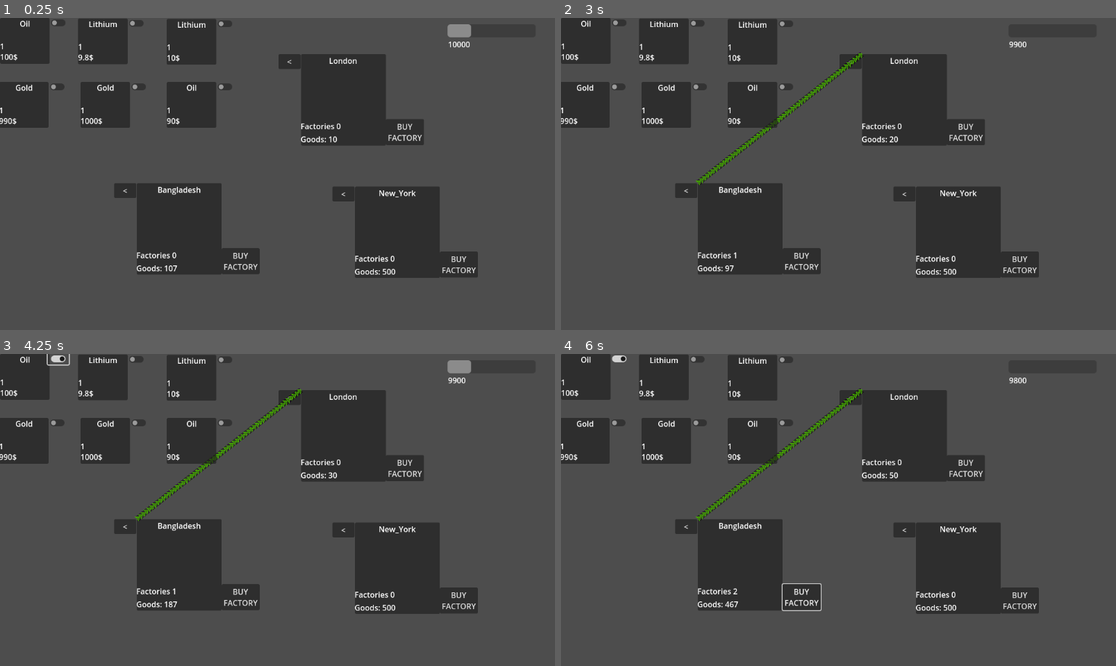
Above: before the commit, frames 1-4 (two rows, left to right).
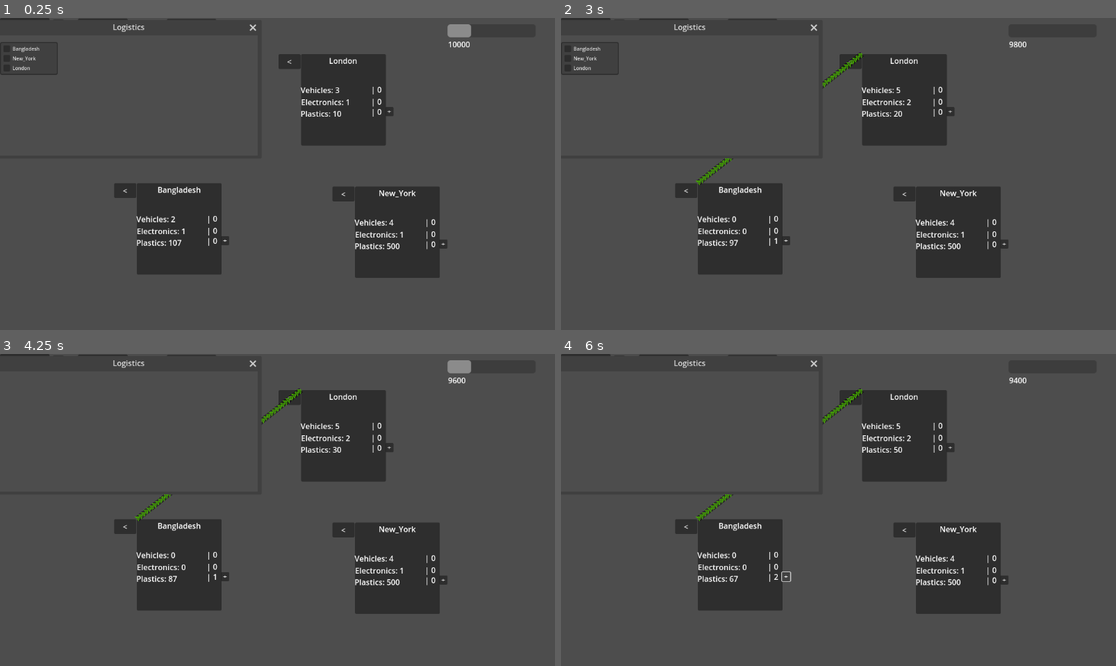
Above: after the commit, the same moments.

Repository: ysfcil/logistics_handler_prototypeing
Game: Godot game, scene res://main.tscn
The game is run twice, just before and just after one commit, with the same random seed, the same clock (stepped at 60 frames per second) and the same inputs.
Inputs (mouse positions are in pixels of both pictures, inside the frame that each line leads up to):
- Up to frame 1 (0.25 s): no input
- Up to frame 2 (3 s): click (799, 261) at 0.5 s, where only the run before the commit has a clickable "BUY FACTORY"; click (788, 239) at 1.25 s, where only the run after the commit has a clickable "+"; click "<" at 2 s; click ">" at 2.75 s
- Up to frame 3 (4.25 s): click (61, 360) at 3.52 s
- Up to frame 4 (6 s): click "<" at 4.25 s; click (799, 597) at 5 s, where only the run before the commit has a clickable "BUY FACTORY"; click (788, 575) at 5.75 s, where only the run after the commit has a clickable "+"

The runs differ from the first frame. In frame 1, 9.2% of the frame differs, in the area x 0-87%, y 0-84%; in frame 2, 9.5%; in frame 3, 10%; in frame 4, 10%.

Commit message:
6.02
I am trying a new system to manage the connections between cities

Diff:
--- /dev/null
+++ b/Logistics_menu.gd
@@ -0,0 +1,28 @@
+extends Window
+var index_ = {0 : "Bangladesh", 1 : "New_York",2 :  "London"}
+var cities = ["Bangladesh", "New_York", "London"]
+# Called when the node enters the scene tree for the first time.
+func _ready():
+
+	for i in cities:
+		$connection_create/PopupMenu.add_check_item(i)
+
+	pass # Replace with function body.
+
+
+# Called every frame. 'delta' is the elapsed time since the previous frame.
+func _process(delta):
+
+	pass
+
+func _on_popup_menu_index_pressed(index):
+	$connection_create/sender_name.text = str(index_[index])
+	var dummycity = cities
+	cities.remove_at(index)
+	for i in cities:
+		$connection_create/PopupMenu2.add_check_item(i)
+	cities = dummycity
+	$connection_create/PopupMenu2.visible = true
+
+
+	pass # Replace with function body.
--- a/Scripts/Logistics_handler.gd
+++ b/Scripts/Logistics_handler.gd
@@ -1,10 +1,11 @@
 extends Node
-var goods_by_city = {"Bangladesh":[107,1], "London": [10,1], "New_York": [500,1]}
-var factories_by_city = {"Bangladesh":0, "London": 0, "New_York": 0}
+var goods_by_city = {"Bangladesh":[107,1,2], "London": [10,1,3], "New_York": [500,1,4]}
+var factories_by_city = {"Bangladesh":[0,0,0], "London": [0,0,0], "New_York": [0,0,0]}
+var wages_by_city = {"Bangladesh":[100,230,350], "London": [500,670,890], "New_York": [689,890,1000]}
 @onready var positions_cities = {"Bangladesh":$Bangladesh.global_position, "London": $London.position, "New_York": $New_York.position}
 signal connection_created(out_, in_)
 signal linePositions(first, second)
-signal city_has_goods(name_name, name_goods, money)
+signal city_has_goods(name_name, name_goods, money, wages)
 var connections = []
 var Money
 @export var line_scene : PackedScene
@@ -19,6 +20,7 @@
 
 # Called every frame. 'delta' is the elapsed time since the previous frame.
 func _process(delta):
+	print(goods_by_city)
 	pass
 
 
@@ -49,22 +51,24 @@
 				transferred_amount = goods_by_city[connections[i][0]][j]
 				goods_by_city[connections[i][0]][j] = 0
 				goods_by_city[connections[i][1]][j] += transferred_amount
-	#produciton
+	#produciton and payement
 	for i in len(goods_by_city):
-		if resources["Oil1"][0] or resources["Oil2"][0]:
-			goods_by_city.values()[i][0] += factories_by_city.values()[i]*100
+		for j in len(goods_by_city.values()):
+			if resources["Oil1"][0] or resources["Oil2"][0]:
+				goods_by_city.values()[i][j] += factories_by_city.values()[i][j]*100
+			Money -= wages_by_city.values()[i][j] * factories_by_city.values()[i][j]
 
+	#payment
 	send_info_to_city()
 
 	pass # Replace with function body.
 func send_info_to_city():
 	for i in len(goods_by_city):
-		city_has_goods.emit(goods_by_city.keys()[i], goods_by_city.values()[i][0], Money)
+		city_has_goods.emit(goods_by_city.keys()[i], goods_by_city.values()[i], Money, wages_by_city)
 	pass
 
 func factory_info(name_of_the_city, factories_it_has, money_):
 	set_deferred("Money", money_)
-	print(Money)
 	factories_by_city[name_of_the_city] = factories_it_has
 	pass # Replace with function body.
 
--- a/Scripts/city_control_script.gd
+++ b/Scripts/city_control_script.gd
@@ -9,14 +9,15 @@
 var max_connection = 1
 var cities_connected_to_as_in = []
 var cities_connected_to_as_out = []
-var goods_
-var factroies = 0
+var goods_ = [1,2,3]
+var factroies = [0,0,0]
+var wages_ = [0,0,0]
 var money_
 @export var factory_cost = 100
 # Called when the node enters the scene tree for the first time.
 func _ready():
+	name_city = name
 	info_update()
-	name_city = name
 	$Name_label.text = name_city
 	pass # Replace with function body.
 
@@ -32,8 +33,12 @@
 			set_deferred("sender_city", "")
 
 func info_update():
-	$Goods_label.text = "Goods: %d" % [goods_]
-	$Factory_label.text = "Factories %d" % [factroies]
+	$Goods_label.text = "Plastics: %d" % [goods_[0]]
+	$Factory_label.text = "| %d" % [factroies[0]]
+	$Goods_label2.text = "Electronics: %d" % [goods_[1]]
+	$Factory_label2.text = "| %d" % [factroies[1]]
+	$Goods_label3.text = "Vehicles: %d" % [goods_[2]]
+	$Factory_label3.text = "| %d" % [factroies[2]]
 	logistics_handler_factory_info.emit(name_city, factroies, money_)
 
 
@@ -60,10 +65,11 @@
 	pass # Replace with function body.
 
 
-func _on_logistics_handler_city_has_goods(name_name, name_goods, Money):
+func _on_logistics_handler_city_has_goods(name_name, name_goods, Money, wages):
 	money_ = Money
 	if name_name == name_city:
-		goods_ = name_goods
+			goods_ = name_goods
+			wages = wages_
 	info_update()
 	pass # Replace with function body.
 
@@ -73,7 +79,7 @@
 	if money_ >= factory_cost:
 		print(name_city)
 		money_ -= factory_cost
-		factroies += 1
+		factroies[0] += 1
 		logistics_handler_factory_info.emit(name_city, factroies, money_)
 		info_update()
 	pass # Replace with function body.
--- a/main.tscn
+++ b/main.tscn
@@ -1,9 +1,10 @@
-[gd_scene load_steps=5 format=3 uid="uid://bqhbhnxuprg4s"]
+[gd_scene load_steps=6 format=3 uid="uid://bqhbhnxuprg4s"]
 
 [ext_resource type="Script" path="res://Sprites/main_script.gd" id="1_1lj1s"]
 [ext_resource type="Script" path="res://Scripts/Timer_script.gd" id="1_frvny"]
 [ext_resource type="PackedScene" uid="uid://qqhiwdugqlmd" path="res://logistics_handler.tscn" id="2_gwgwm"]
 [ext_resource type="PackedScene" uid="uid://bais17l2hrh3q" path="res://Resource_maneger.tscn" id="4_q4web"]
+[ext_resource type="PackedScene" uid="uid://dkg7ot4oix2ck" path="res://window_menu.tscn" id="5_x5utk"]
 
 [node name="Main" type="Node2D"]
 script = ExtResource("1_1lj1s")
@@ -29,5 +30,16 @@
 
 [node name="raw_resources" parent="." instance=ExtResource("4_q4web")]
 
+[node name="Window" parent="." instance=ExtResource("5_x5utk")]
+
 [connection signal="timeout" from="Timer" to="Logistics_handler" method="_on_timer_timeout"]
+[connection signal="connection_created" from="Logistics_handler" to="Logistics_handler/Bangladesh" method="connection_created"]
+[connection signal="connection_created" from="Logistics_handler" to="Logistics_handler/London" method="connection_created"]
+[connection signal="connection_created" from="Logistics_handler" to="Logistics_handler/New_York" method="connection_created"]
+[connection signal="resource_is_working" from="raw_resources" to="raw_resources/Oil1" method="resource_is_working"]
+[connection signal="resource_is_working" from="raw_resources" to="raw_resources/Oil2" method="resource_is_working"]
+[connection signal="resource_is_working" from="raw_resources" to="raw_resources/Lithium1" method="resource_is_working"]
+[connection signal="resource_is_working" from="raw_resources" to="raw_resources/Lithium2" method="resource_is_working"]
+[connection signal="resource_is_working" from="raw_resources" to="raw_resources/Gold1" method="resource_is_working"]
+[connection signal="resource_is_working" from="raw_resources" to="raw_resources/Gold2" method="resource_is_working"]
 [connection signal="resource_to_logistics" from="raw_resources" to="Logistics_handler" method="resource_to_logistics"]
--- a/panel.tscn
+++ b/panel.tscn
@@ -3,10 +3,10 @@
 [ext_resource type="Script" path="res://Scripts/city_control_script.gd" id="1_jp0mf"]
 
 [node name="Bangladesh" type="Panel"]
-offset_left = 377.0
-offset_top = 110.0
-offset_right = 553.0
-offset_bottom = 300.0
+offset_left = 384.0
+offset_top = 113.0
+offset_right = 560.0
+offset_bottom = 303.0
 script = ExtResource("1_jp0mf")
 
 [node name="in_button" type="Button" parent="."]
@@ -35,16 +35,16 @@
 [node name="Goods_label" type="Label" parent="."]
 layout_mode = 0
 offset_left = -1.0
-offset_top = 165.0
-offset_right = 177.0
-offset_bottom = 188.0
+offset_top = 112.0
+offset_right = 87.0
+offset_bottom = 136.0
 
 [node name="Factory_label" type="Label" parent="."]
 layout_mode = 0
-offset_left = -1.0
-offset_top = 138.0
-offset_right = 175.0
-offset_bottom = 161.0
+offset_left = 145.0
+offset_top = 108.0
+offset_right = 176.0
+offset_bottom = 131.0
 
 [node name="facto_buy" type="Button" parent="."]
 layout_mode = 1
@@ -53,13 +53,37 @@
 anchor_top = 1.0
 anchor_right = 1.0
 anchor_bottom = 1.0
-offset_top = -55.0
-offset_right = 79.0
-offset_bottom = -1.0
+offset_left = -1.0
+offset_top = -80.0
+offset_right = 17.0
+offset_bottom = -49.0
 grow_horizontal = 0
 grow_vertical = 0
-text = "BUY
-FACTORY"
+scale = Vector2(0.928571, 0.610612)
+text = "+"
+
+[node name="Goods_label2" type="Label" parent="."]
+offset_top = 88.0
+offset_right = 86.0
+offset_bottom = 111.0
+
+[node name="Goods_label3" type="Label" parent="."]
+offset_left = -1.0
+offset_top = 63.0
+offset_right = 93.0
+offset_bottom = 86.0
+
+[node name="Factory_label3" type="Label" parent="."]
+offset_left = 145.0
+offset_top = 62.0
+offset_right = 176.0
+offset_bottom = 85.0
+
+[node name="Factory_label2" type="Label" parent="."]
+offset_left = 145.0
+offset_top = 87.0
+offset_right = 176.0
+offset_bottom = 110.0
 
 [connection signal="sending_goods" from="." to="." method="other_city_sending_goods"]
 [connection signal="pressed" from="out_button" to="." method="out_button_pressed"]
--- /dev/null
+++ b/window_menu.tscn
@@ -0,0 +1,32 @@
+[gd_scene load_steps=2 format=3 uid="uid://dkg7ot4oix2ck"]
+
+[ext_resource type="Script" path="res://Logistics_menu.gd" id="1_nvk1w"]
+
+[node name="Window" type="Window"]
+title = "Logistics"
+position = Vector2i(0, 36)
+size = Vector2i(535, 250)
+script = ExtResource("1_nvk1w")
+
+[node name="connection_create" type="Node" parent="."]
+
+[node name="PopupMenu" type="PopupMenu" parent="connection_create"]
+title = "City"
+position = Vector2i(0, 50)
+size = Vector2i(120, 60)
+visible = true
+theme_override_font_sizes/font_size = 10
+
+[node name="sender_name" type="Label" parent="connection_create"]
+offset_right = 40.0
+offset_bottom = 23.0
+
+[node name="PopupMenu2" type="PopupMenu" parent="connection_create"]
+position = Vector2i(250, 50)
+size = Vector2i(130, 60)
+
+[node name="getting_city" type="Label" parent="connection_create"]
+offset_right = 40.0
+offset_bottom = 23.0
+
+[connection signal="index_pressed" from="connection_create/PopupMenu" to="." method="_on_popup_menu_index_pressed"]
